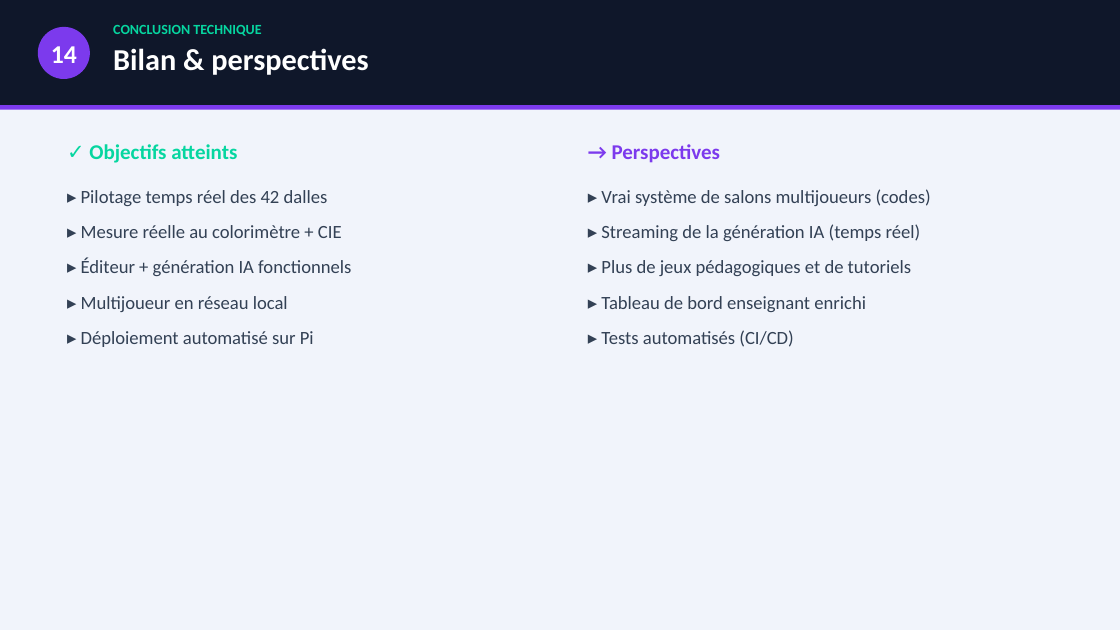
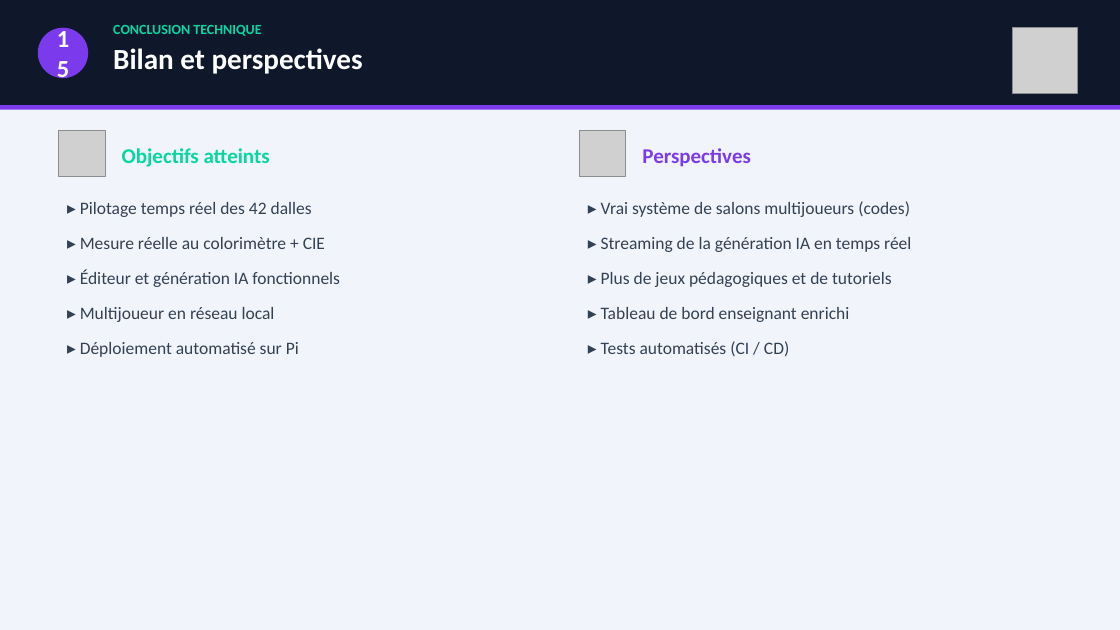
Before and after one commit to NewGenesisAgency/color_room, a slide deck: slide 19 of ColorRoom_Presentation_BTS_CIEL.pptx (slide 17 before the commit). Drawn at 1120x630 pixels with LibreOffice and Linux fonts; fonts in the diff are those of the drawing; grey boxes stand for pictures. Boxes give left, top, right and bottom in pixels: in the first picture for what was removed or moved away, otherwise in the second. Text is boxed around its words. In the diff, an @@ line names an element or a change of style, - is before the commit and + after.

```diff
--- a/ColorRoom_Presentation_BTS_CIEL.pptx
+++ b/ColorRoom_Presentation_BTS_CIEL.pptx
@@ picture added at (x1=1012, y1=28, x2=1078, y2=93) @@
@@ text in ellipse at (x1=51, y1=46, x2=77, y2=63): text changed; size 22 to 21 pt @@
-14
+15
@@ text at (x1=113, y1=48, x2=363, y2=74): text changed; size 26 to 25 pt @@
-Bilan & perspectives
+Bilan et perspectives
@@ picture added at (x1=59, y1=130, x2=105, y2=176) @@
@@ text "Objectifs atteints" at (x1=122, y1=148, x2=270, y2=167): vertical alignment top to middle @@
@@ text at (x1=122, y1=148, x2=270, y2=167): text changed @@
-✓ Objectifs atteints
+Objectifs atteints
@@ picture added at (x1=580, y1=130, x2=626, y2=176) @@
@@ text "Perspectives" at (x1=642, y1=148, x2=750, y2=167): vertical alignment top to middle @@
@@ text at (x1=642, y1=148, x2=750, y2=167): text changed @@
-→ Perspectives
+Perspectives
@@ text "▸ Pilotage temps réel des ..." moved from (x1=81, y1=190, x2=351, y2=347) to (x1=80, y1=202, x2=340, y2=357) @@
@@ text at (x1=80, y1=202, x2=325, y2=357): size 16 to 15 pt in "▸ Pilotage temps réel des 42 dalles", "▸ Mesure réelle au colorimètre + CIE", "▸ Multijoueur en réseau local", "▸ Déploiement automatisé sur Pi"; more space between paragraphs @@
@@ text "▸ Vrai système de salons ..." moved from (x1=601, y1=189, x2=931, y2=347) to (x1=601, y1=201, x2=911, y2=356) @@
@@ text at (x1=601, y1=201, x2=910, y2=322): size 16 to 15 pt in "▸ Vrai système de salons multijoueurs (codes)", "▸ Plus de jeux pédagogiques et de ...", "▸ Tableau de bord enseignant enrichi"; more space between paragraphs @@
@@ text at (x1=601, y1=237, x2=911, y2=252): text changed; size 16 to 15 pt @@
-▸ Streaming de la génération IA (temps réel)
+▸ Streaming de la génération IA en temps réel
@@ text at (x1=80, y1=270, x2=340, y2=287): text changed; size 16 to 15 pt @@
-▸ Éditeur + génération IA fonctionnels
+▸ Éditeur et génération IA fonctionnels
@@ text at (x1=601, y1=341, x2=789, y2=356): text changed; size 16 to 15 pt @@
-▸ Tests automatisés (CI/CD)
+▸ Tests automatisés (CI / CD)
```
Also in this commit, not shown: 18 other slides changed, 2 slides added, 24 other files.
